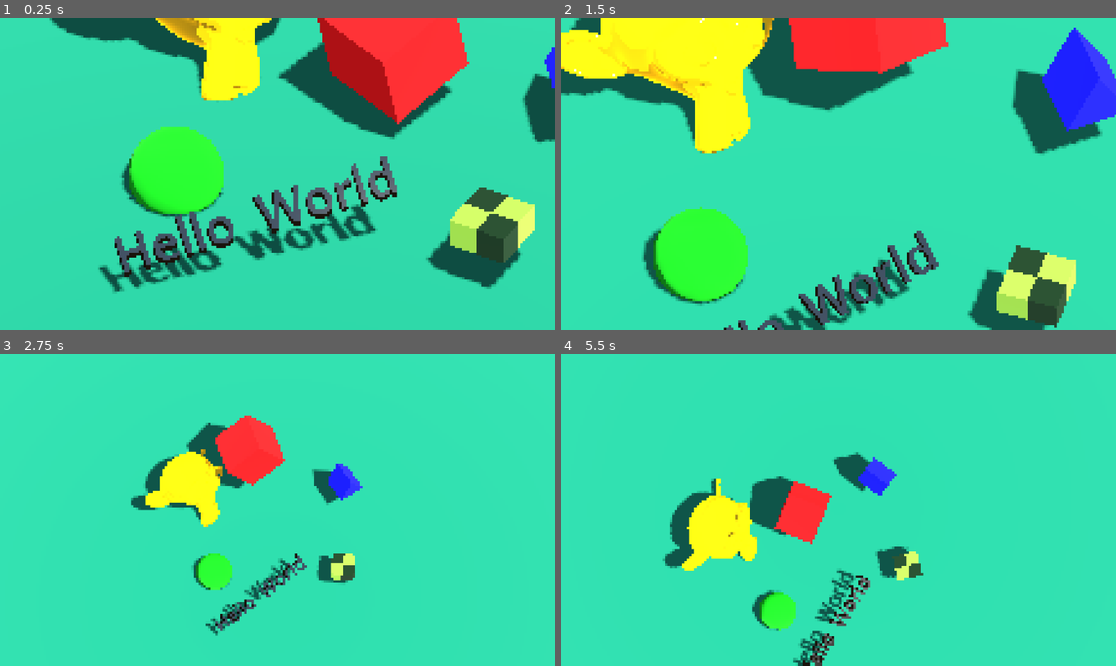
Above: before the commit, frames 1-4 (two rows, left to right).
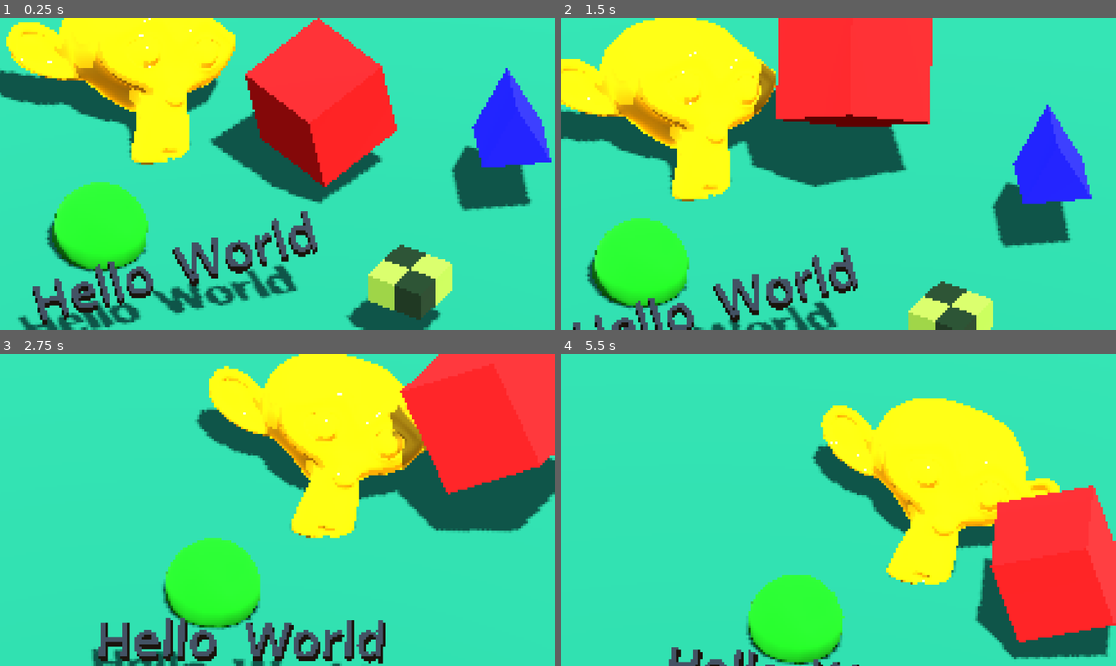
Above: after the commit, the same moments.

Repository: xiaowangxu/GodotPixel3D
Game: Godot game, scene res://control.tscn
Same seed, same stepped clock (60 frames per second), same inputs: the game is played once before the commit and once after it.
Inputs:
- Up to frame 1 (0.25 s): no input
- Up to frame 2 (1.5 s): no input
- Up to frame 3 (2.75 s): no input
- Up to frame 4 (5.5 s): no input

The runs differ from the first frame. In frame 1, 60% of the frame differs, in the area x 0-100%, y 0-100%; in frame 2, 48%; in frame 3, 41%; in frame 4, 36%.

Commit message:
perfect pixel camera 3

Diff:
--- /dev/null
+++ b/Camera3D2.gd
@@ -0,0 +1,40 @@
+extends Camera3D
+
+signal shift(pos : Vector2)
+
+@export var position_proxy : Vector3 :
+	set(val):
+		if position_proxy != val:
+			position_proxy = val
+			position = position_proxy
+			if get_viewport() != null:
+				snap()
+@export var rotation_proxy : Vector3 :
+	set(val):
+		if rotation_proxy != val:
+			rotation_proxy = val
+			rotation = rotation_proxy
+			if get_viewport() != null:
+				snap()
+
+func snap() -> void:
+	var rot := Quaternion.from_euler(rotation_proxy)
+	var lookat := Vector3.FORWARD.rotated(rot.get_axis(), rot.get_angle())
+	var plane := Plane(lookat, 0)
+	var proj := plane.project(position_proxy)
+	var distance := plane.distance_to(position_proxy)
+	var pixel_size := size / get_viewport().get_visible_rect().size.y
+
+	var quat := Quaternion(Vector3.DOWN, lookat)
+	var inv_quat := quat.inverse()
+	var proj_proj := proj.rotated(inv_quat.get_axis(), inv_quat.get_angle())
+
+	var snapped := proj_proj.snapped(Vector3(pixel_size, 0, pixel_size))
+	var snapped_proj := snapped.rotated(quat.get_axis(), quat.get_angle())
+
+	var _shift = (proj_proj - snapped) / pixel_size
+	shift.emit(Vector2(_shift.x, _shift.z))
+
+	var snapped_pos := snapped_proj + lookat * distance
+	position = snapped_pos
+	pass
--- /dev/null
+++ b/Camera3D3.gd
@@ -0,0 +1,27 @@
+extends Node3D
+
+signal shift(pos : Vector2)
+
+func _process(delta: float) -> void:
+	snap.call_deferred()
+
+func snap() -> void:
+	var normal := global_position.direction_to(to_global(Vector3.DOWN))
+	var plane := Plane(normal, global_position)
+
+	var center := plane.project(Vector3.ZERO)
+
+	var local_center := to_local(center)
+	local_center.y = 0
+
+	var screen_size := get_viewport().get_visible_rect().size
+	var pixel_size : float = $Camera3D.size / screen_size.y
+
+	var delta : Vector3 = - local_center
+	var snapped := delta.snapped(Vector3(pixel_size, 0, pixel_size))
+	var new_pos := snapped + local_center
+
+	var _shift = - new_pos / pixel_size
+	shift.emit(Vector2(_shift.x, _shift.z))
+
+	$Camera3D.position = new_pos
--- a/control.tscn
+++ b/control.tscn
@@ -144,6 +144,6 @@
 texture = SubResource("ViewportTexture_vo0ev")
 script = ExtResource("2_pvlvg")
 
-[connection signal="shift" from="SubViewportContainer/SubViewport/Node3D/Camera3D" to="ColorRect" method="_on_camera_3d_shift"]
+[connection signal="shift" from="SubViewportContainer/SubViewport/Node3D/Node3D" to="ColorRect" method="_on_camera_3d_shift"]
 
 [editable path="SubViewportContainer/SubViewport/Node3D"]
--- a/node_3d.tscn
+++ b/node_3d.tscn
@@ -1,8 +1,8 @@
-[gd_scene load_steps=16 format=3 uid="uid://y0hjhyb4rxjb"]
+[gd_scene load_steps=12 format=3 uid="uid://y0hjhyb4rxjb"]
 
 [ext_resource type="PackedScene" uid="uid://bic3l1fa2c3vu" path="res://scene.tscn" id="1_52faq"]
-[ext_resource type="Script" path="res://Camera3D.gd" id="1_rkmsp"]
 [ext_resource type="Shader" path="res://Quad.gdshader" id="2_oay2t"]
+[ext_resource type="Script" path="res://Camera3D3.gd" id="2_wwc6y"]
 
 [sub_resource type="ProceduralSkyMaterial" id="ProceduralSkyMaterial_1pax2"]
 sky_horizon_color = Color(0.64625, 0.65575, 0.67075, 1)
@@ -16,148 +16,6 @@
 sky = SubResource("Sky_a10lv")
 tonemap_mode = 2
 
-[sub_resource type="Animation" id="Animation_51jqn"]
-length = 0.001
-tracks/0/type = "value"
-tracks/0/imported = false
-tracks/0/enabled = true
-tracks/0/path = NodePath(".:rotation")
-tracks/0/interp = 1
-tracks/0/loop_wrap = true
-tracks/0/keys = {
-"times": PackedFloat32Array(0),
-"transitions": PackedFloat32Array(1),
-"update": 0,
-"values": [Vector3(0, 0, 0)]
-}
-tracks/1/type = "value"
-tracks/1/imported = false
-tracks/1/enabled = true
-tracks/1/path = NodePath("..:rotation")
-tracks/1/interp = 1
-tracks/1/loop_wrap = true
-tracks/1/keys = {
-"times": PackedFloat32Array(0),
-"transitions": PackedFloat32Array(1),
-"update": 0,
-"values": [Vector3(-0.942478, 0, 0)]
-}
-
-[sub_resource type="Animation" id="Animation_64q8d"]
-resource_name = "new_animation"
-length = 20.0
-loop_mode = 1
-tracks/0/type = "value"
-tracks/0/imported = false
-tracks/0/enabled = true
-tracks/0/path = NodePath(".:rotation")
-tracks/0/interp = 1
-tracks/0/loop_wrap = true
-tracks/0/keys = {
-"times": PackedFloat32Array(0, 5, 15.1, 20),
-"transitions": PackedFloat32Array(1, 1, 1, 1),
-"update": 0,
-"values": [Vector3(0, 0, 0), Vector3(0, 0.785398, 0), Vector3(0, 0.785398, 0), Vector3(0, 6.28319, 0)]
-}
-tracks/1/type = "value"
-tracks/1/imported = false
-tracks/1/enabled = true
-tracks/1/path = NodePath("..:rotation")
-tracks/1/interp = 1
-tracks/1/loop_wrap = true
-tracks/1/keys = {
-"times": PackedFloat32Array(0, 5, 15.1, 20),
-"transitions": PackedFloat32Array(1, 1, 1, 1),
-"update": 0,
-"values": [Vector3(-0.942478, 0, 0), Vector3(0, 0, 0), Vector3(0, 0, 0), Vector3(-0.942478, 0, 0)]
-}
-
-[sub_resource type="AnimationLibrary" id="AnimationLibrary_y1fkp"]
-_data = {
-"RESET": SubResource("Animation_51jqn"),
-"new_animation": SubResource("Animation_64q8d")
-}
-
-[sub_resource type="Animation" id="Animation_pac2s"]
-length = 0.001
-tracks/0/type = "value"
-tracks/0/imported = false
-tracks/0/enabled = true
-tracks/0/path = NodePath(".:position")
-tracks/0/interp = 1
-tracks/0/loop_wrap = true
-tracks/0/keys = {
-"times": PackedFloat32Array(),
-"transitions": PackedFloat32Array(),
-"update": 0,
-"values": []
-}
-tracks/1/type = "value"
-tracks/1/imported = false
-tracks/1/enabled = true
-tracks/1/path = NodePath(".:size")
-tracks/1/interp = 1
-tracks/1/loop_wrap = true
-tracks/1/keys = {
-"times": PackedFloat32Array(0),
-"transitions": PackedFloat32Array(1),
-"update": 0,
-"values": [1.0]
-}
-
-[sub_resource type="Animation" id="Animation_0c12f"]
-resource_name = "new_animation"
-length = 10.0
-loop_mode = 1
-tracks/0/type = "value"
-tracks/0/imported = false
-tracks/0/enabled = false
-tracks/0/path = NodePath(".:position")
-tracks/0/interp = 1
-tracks/0/loop_wrap = true
-tracks/0/keys = {
-"times": PackedFloat32Array(0, 3, 6),
-"transitions": PackedFloat32Array(1, 1, 1),
-"update": 0,
-"values": [Vector3(0, 1.50681, 1.82391), Vector3(-0.737764, 1.75458, 1.63915), Vector3(0.431686, 1.50681, 1.82391)]
-}
-
-[sub_resource type="Animation" id="Animation_b54ou"]
-resource_name = "new_animation_2"
-length = 7.0
-loop_mode = 1
-tracks/0/type = "value"
-tracks/0/imported = false
-tracks/0/enabled = true
-tracks/0/path = NodePath(".:position_proxy")
-tracks/0/interp = 1
-tracks/0/loop_wrap = true
-tracks/0/keys = {
-"times": PackedFloat32Array(0, 5),
-"transitions": PackedFloat32Array(1, 1),
-"update": 0,
-"values": [Vector3(-0.313, 1, 0.162), Vector3(0.435, 1, -0.301)]
-}
-tracks/1/type = "value"
-tracks/1/imported = false
-tracks/1/enabled = true
-tracks/1/path = NodePath(".:size")
-tracks/1/interp = 1
-tracks/1/loop_wrap = true
-tracks/1/keys = {
-"times": PackedFloat32Array(0, 1.5, 3, 5),
-"transitions": PackedFloat32Array(1, 1, 1, 1),
-"update": 0,
-"values": [1.0, 1.0, 3.0, 3.0]
-}
-
-[sub_resource type="AnimationLibrary" id="AnimationLibrary_ronfh"]
-_data = {
-"RESET": SubResource("Animation_pac2s"),
-"new_animation": SubResource("Animation_0c12f"),
-"new_animation_2": SubResource("Animation_b54ou")
-}
-
 [sub_resource type="QuadMesh" id="QuadMesh_lhcqu"]
 flip_faces = true
 size = Vector2(2, 2)
@@ -166,50 +24,103 @@
 render_priority = 0
 shader = ExtResource("2_oay2t")
 
+[sub_resource type="Animation" id="Animation_nd652"]
+resource_name = "new_animation"
+length = 10.0
+loop_mode = 1
+tracks/0/type = "value"
+tracks/0/imported = false
+tracks/0/enabled = true
+tracks/0/path = NodePath("Node3D:position")
+tracks/0/interp = 1
+tracks/0/loop_wrap = true
+tracks/0/keys = {
+"times": PackedFloat32Array(0, 5),
+"transitions": PackedFloat32Array(1, 1),
+"update": 0,
+"values": [Vector3(-0.0560494, 1.44594, 1.91397), Vector3(0.207478, 2.02465, 1.91397)]
+}
+tracks/1/type = "value"
+tracks/1/imported = false
+tracks/1/enabled = true
+tracks/1/path = NodePath("Node3D:rotation")
+tracks/1/interp = 1
+tracks/1/loop_wrap = true
+tracks/1/keys = {
+"times": PackedFloat32Array(0, 2, 3, 6),
+"transitions": PackedFloat32Array(1, 1, 1, 1),
+"update": 0,
+"values": [Vector3(0.942478, 0, 0), Vector3(0.942478, 0, 0), Vector3(0.896235, 0.56804, 0.134722), Vector3(0.896235, 0.56804, 0.134722)]
+}
+
+[sub_resource type="Animation" id="Animation_cl622"]
+length = 0.001
+tracks/0/type = "value"
+tracks/0/imported = false
+tracks/0/enabled = true
+tracks/0/path = NodePath("Node3D:position")
+tracks/0/interp = 1
+tracks/0/loop_wrap = true
+tracks/0/keys = {
+"times": PackedFloat32Array(0),
+"transitions": PackedFloat32Array(1),
+"update": 0,
+"values": [Vector3(-0.0560494, 1.44594, 1.91397)]
+}
+tracks/1/type = "value"
+tracks/1/imported = false
+tracks/1/enabled = true
+tracks/1/path = NodePath("Node3D:rotation")
+tracks/1/interp = 1
+tracks/1/loop_wrap = true
+tracks/1/keys = {
+"times": PackedFloat32Array(0),
+"transitions": PackedFloat32Array(1),
+"update": 0,
+"values": [Vector3(0.942478, 0, 0)]
+}
+
+[sub_resource type="AnimationLibrary" id="AnimationLibrary_3ymh7"]
+_data = {
+"RESET": SubResource("Animation_cl622"),
+"new_animation": SubResource("Animation_nd652")
+}
+
 [node name="Node3D" type="Node3D"]
 
 [node name="WorldEnvironment" type="WorldEnvironment" parent="."]
 environment = SubResource("Environment_salip")
 
-[node name="Node3D2" type="Node3D" parent="."]
-transform = Transform3D(1, 0, 0, 0, 0.587785, 0.809017, 0, -0.809017, 0.587785, 0, 0, 0)
+[node name="Scene" parent="." instance=ExtResource("1_52faq")]
+unique_name_in_owner = true
+transform = Transform3D(1, 0, 0, 0, 1, 0, 0, 0, 1, 0, 0, 0)
 
-[node name="Scene" parent="Node3D2" instance=ExtResource("1_52faq")]
-unique_name_in_owner = true
-
-[node name="DirectionalLight3D" type="DirectionalLight3D" parent="Node3D2/Scene"]
+[node name="DirectionalLight3D" type="DirectionalLight3D" parent="Scene"]
 transform = Transform3D(-0.866025, -0.433013, 0.25, 0.404509, -0.31287, 0.859352, -0.293893, 0.845347, 0.446111, 0, 0, 0)
 shadow_enabled = true
 directional_shadow_mode = 0
 directional_shadow_split_1 = 0.004
 directional_shadow_pancake_size = 0.0
 
-[node name="AnimationPlayer" type="AnimationPlayer" parent="Node3D2/Scene"]
-autoplay = "new_animation"
-libraries = {
-"": SubResource("AnimationLibrary_y1fkp")
-}
+[node name="Node3D" type="Node3D" parent="."]
+transform = Transform3D(1, 0, 0, 0, 0.587785, -0.809017, 0, 0.809017, 0.587785, -0.0560494, 1.44594, 1.91397)
+script = ExtResource("2_wwc6y")
+metadata/_edit_group_ = true
 
-[node name="Camera3D" type="Camera3D" parent="."]
-transform = Transform3D(1, 0, 0, 0, -4.37114e-08, 1, 0, -1, -4.37114e-08, 0.434834, 4.33315, -0.301179)
+[node name="Camera3D" type="Camera3D" parent="Node3D"]
+transform = Transform3D(1, 0, 0, 0, -4.37114e-08, 1, 0, -1, -4.37114e-08, 0, 0, 0)
 projection = 1
+current = true
 near = 0.001
 far = 10.0
-script = ExtResource("1_rkmsp")
-position_proxy = Vector3(-0.298043, 1.0363, 0.152736)
 
-[node name="AnimationPlayer" type="AnimationPlayer" parent="Camera3D"]
-autoplay = "new_animation_2"
-method_call_mode = 1
-libraries = {
-"": SubResource("AnimationLibrary_ronfh")
-}
-
-[node name="MeshInstance3D" type="MeshInstance3D" parent="Camera3D"]
+[node name="MeshInstance3D" type="MeshInstance3D" parent="Node3D/Camera3D"]
 extra_cull_margin = 16384.0
 mesh = SubResource("QuadMesh_lhcqu")
 surface_material_override/0 = SubResource("ShaderMaterial_0g253")
 
-[node name="RayCast3D" type="RayCast3D" parent="Camera3D"]
-target_position = Vector3(0, 0, -10)
-debug_shape_custom_color = Color(0, 1, 1, 1)
+[node name="AnimationPlayer" type="AnimationPlayer" parent="."]
+autoplay = "new_animation"
+libraries = {
+"": SubResource("AnimationLibrary_3ymh7")
+}
